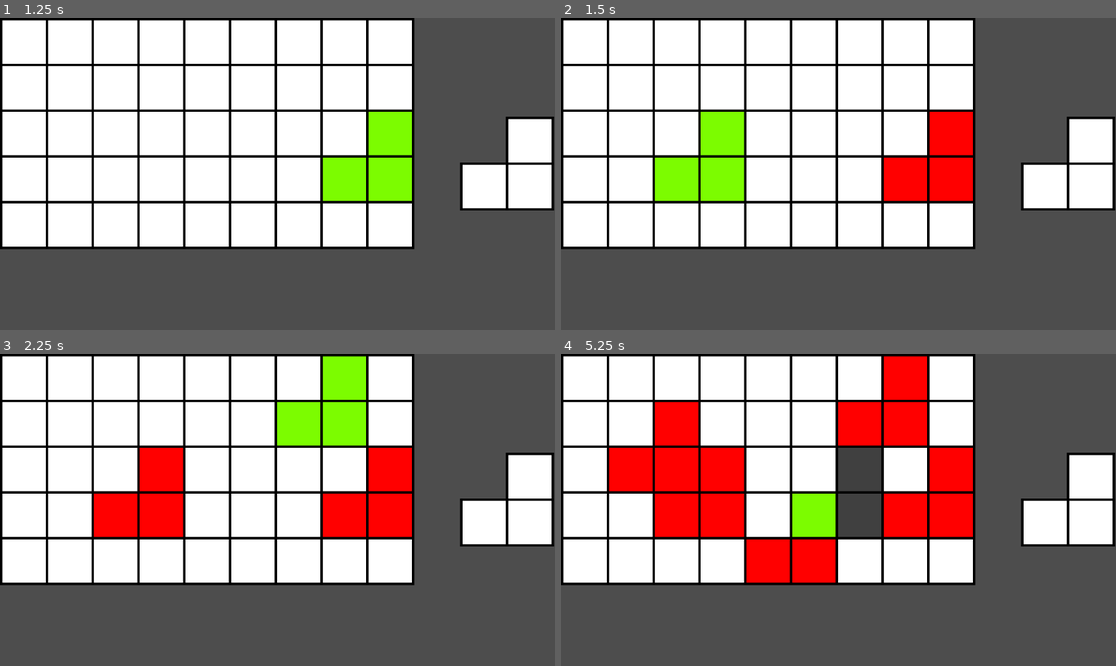
Above: before the commit, frames 1-4 (two rows, left to right).
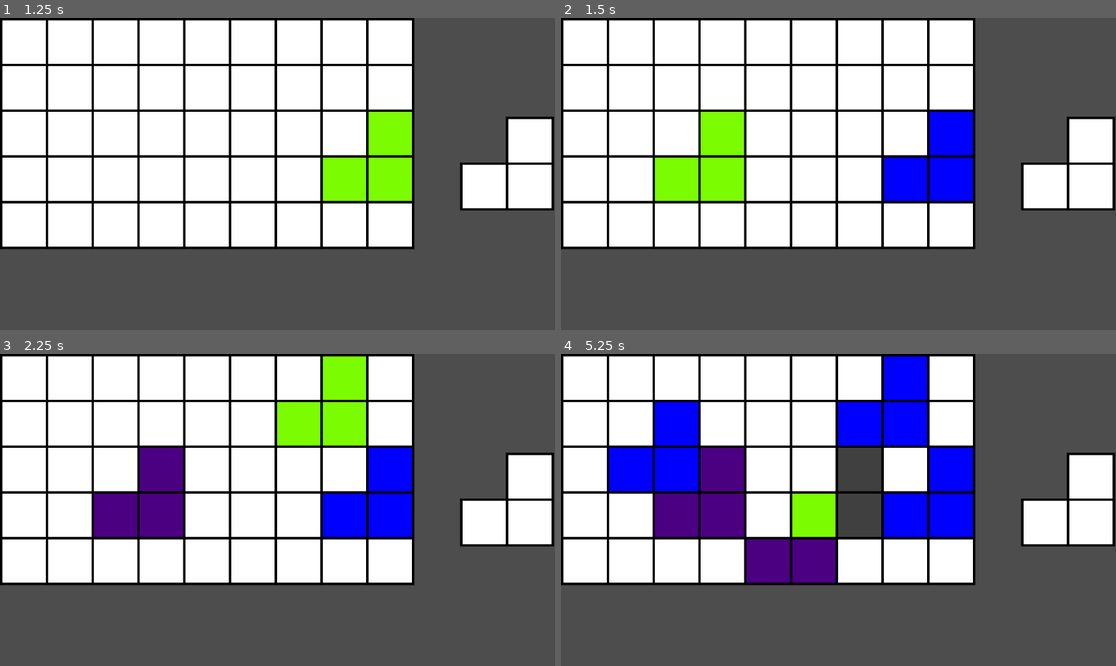
Above: after the commit, the same moments.

Repository: AI-Sturdy-Group/seudo-tetris
Game: Godot game, scene res://Scenes/board.tscn
Two runs of this game, one before a commit and one after it. Both use one fixed random seed, a clock stepped at 60 frames per second and the inputs below.
Inputs (mouse positions are in pixels of both pictures, inside the frame that each line leads up to):
- Up to frame 1 (1.25 s): tap Enter at 0.5 s; move the mouse to (399, 158) at 0.52 s; click (399, 158) at 0.67 s
- Up to frame 2 (1.5 s): tap Space at 1.25 s; move the mouse to (727, 189) at 1.27 s; click (727, 189) at 1.42 s
- Up to frame 3 (2.25 s): tap Enter at 2 s; move the mouse to (333, 441) at 2.02 s; click (333, 441) at 2.17 s
- Up to frame 4 (5.25 s): tap Space at 2.75, 4.25 s; move the mouse to (810, 572) at 2.77 s; click (810, 572) at 2.92 s; tap Enter at 3.5 s; move the mouse to (1005, 556) at 3.52 s; click (1005, 556) at 3.67 s; move the mouse to (672, 463) at 4.27 s; click (672, 463) at 4.42 s; move the mouse to (866, 510) at 5.02 s; click (866, 510) at 5.17 s

Frame 1 is identical in both runs. In frame 2, 3.3% of the frame differs, in the area x 58-75%, y 30-59%; in frame 3, 6.6%; in frame 4, 15%, in the area x 8-75%, y 0-74%.

Commit message:
Add another player and its turn and colors

Diff:
--- a/Scenes/board.gd
+++ b/Scenes/board.gd
@@ -1,13 +1,31 @@
 extends Node2D
 
 var _board_objects = []
+var _players = []
+var _current_turn
 
 # Called when the node enters the scene tree for the first time.
 func _ready():
 	_createBoard()
-	_createPlayer()
+	for i in range(2):
+		_createPlayer()
+
+	_players[0]._assign_color(Color.BLUE)
+	_players[1]._assign_color(Color.INDIGO)
+
+	_start_game()
 	pass # Replace with function body.
 
+func _start_game():
+	_current_turn = 0
+
+func _end_turn():
+	_current_turn += 1
+
+func _get_current_player():
+	var player_index = (1+ (-1 ** (_current_turn + 1)))/2
+
+	return _players[player_index]
 
 # Called every frame. 'delta' is the elapsed time since the previous frame.
 func _process(delta):
@@ -27,7 +45,6 @@
 			add_child(cloneNode)
 			_board_objects.append(cloneNode)
 
-	print(self.get_child_count());
 	pass
 
 func _createPlayer():
@@ -40,7 +57,7 @@
 	player_instance_node2d.position.y = 300
 
 	add_child(player_instance)
-
+	_players.append(player_instance)
 
 func _input(event):
 	if event is InputEventMouseMotion:
@@ -54,6 +71,7 @@
 	var valid_placement = _can_object_be_placed(mouse_position)
 	if valid_placement:
 		_place_player_object()
+		_end_turn()
 
 func _handle_mouse_move(mouse_position: Vector2):
 	var grid_objects = _board_objects
@@ -122,6 +140,9 @@
 func _place_player_object():
 	var hovered_objects = _get_hovered_objects()
 	for hovered_object in hovered_objects:
+		var current_player = _get_current_player()
+		var player_color = current_player.get_color()
+		hovered_object.set_placed_color(player_color)
 		hovered_object.on_positioned()
 
 func _get_hovered_objects():
--- a/Scenes/cell.gd
+++ b/Scenes/cell.gd
@@ -41,6 +41,8 @@
 	current_state = posible_states.default
 	_paint_cell_according_to_current_state()
 
+func set_placed_color(color: Color):
+	state_color[posible_states.positioned] = color
 
 func on_positioned():
 	if current_state == posible_states.hovered:
--- a/Scenes/player.gd
+++ b/Scenes/player.gd
@@ -1,5 +1,7 @@
 extends Node2D
 
+var _name
+var _color
 
 # Called when the node enters the scene tree for the first time.
 func _ready():
@@ -18,3 +20,9 @@
 		child_positions.append((child as Node2D).position/95)
 
 	return child_positions
+
+func _assign_color(color: Color):
+	_color = color
+
+func get_color():
+	return _color
